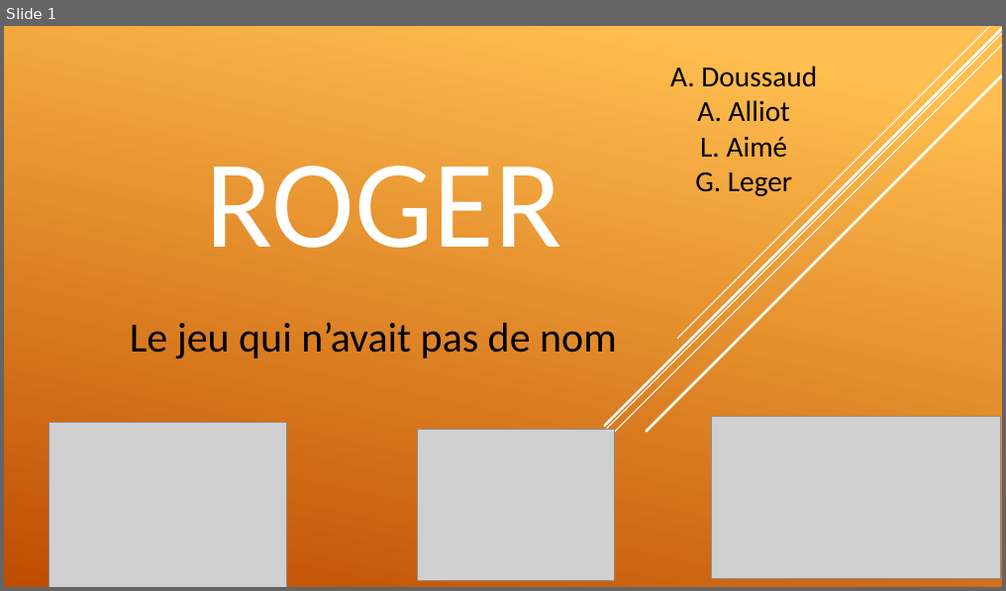
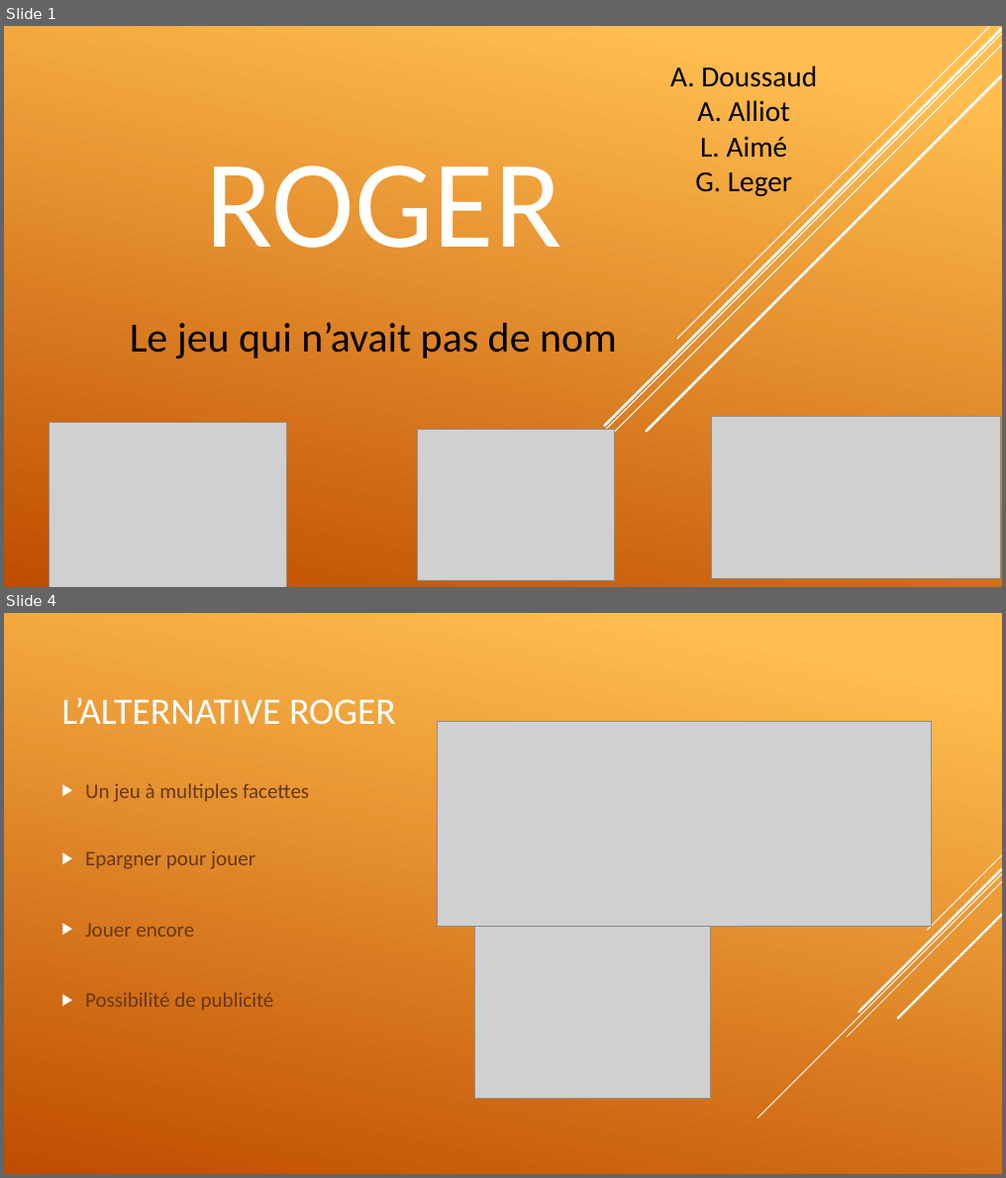
Before and after one commit to spectrenoir06/Roger, a slide deck: prez/ROGER.pptx. Shown one above the other, each under a label of ours: slide 1 before the commit, slides 1 and 4 after it; the slides between them are not shown. The pictures are 1006x591 and 1006x1178 pixels, drawn with LibreOffice and Linux fonts; fonts in the diff are those of the drawing; grey boxes stand for pictures. Boxes give left, top, right and bottom in pixels: in the first picture for what was removed or moved away, otherwise in the second. Text is boxed around its words. In the diff, an @@ line names an element or a change of style, - is before the commit and + after.

```diff
--- a/prez/ROGER.pptx
+++ b/prez/ROGER.pptx
@@ slide 4 added at [4, 613, 1002, 1174], background gradient #FFBF50 to #C04D00 @@
@@ text added at [61, 697, 396, 725], 36 pt, text #FFFFFF @@
+L’ALTERNATIVE ROGER
@@ picture added at [437, 722, 932, 927] @@
@@ text added at [85, 783, 309, 1011], 20 pt, text #68380F @@
+▶ Un jeu à multiples facettes
+▶ Epargner pour jouer
+▶ Jouer encore
+▶ Possibilité de publicité
@@ picture added at [475, 926, 711, 1099] @@
@@ group added at [757, 856, 1002, 1118]: 5 lines @@
```
Also in this commit, not shown: 1 slide changed, 2 other slides added, 14 other files.
